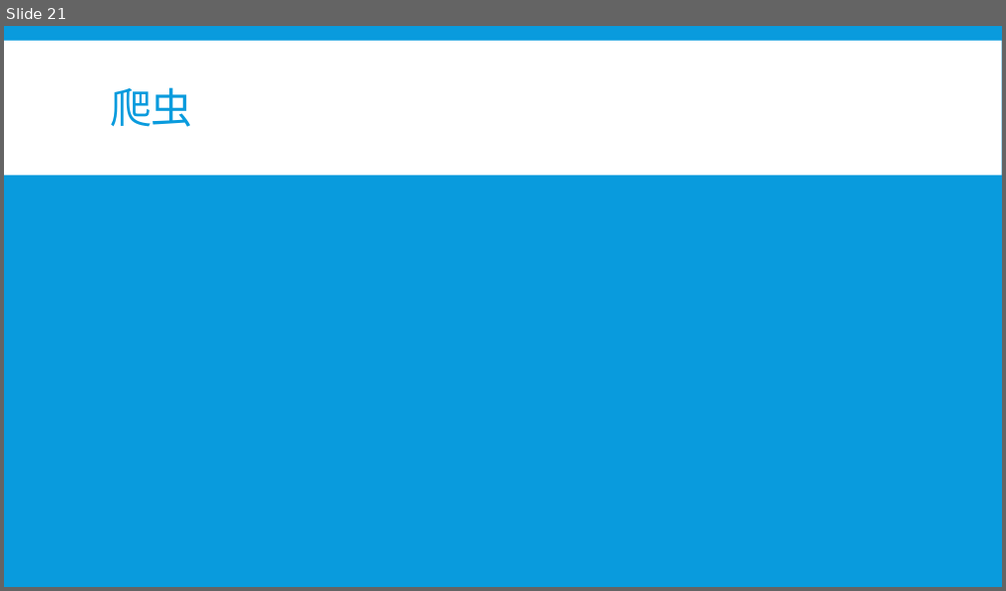
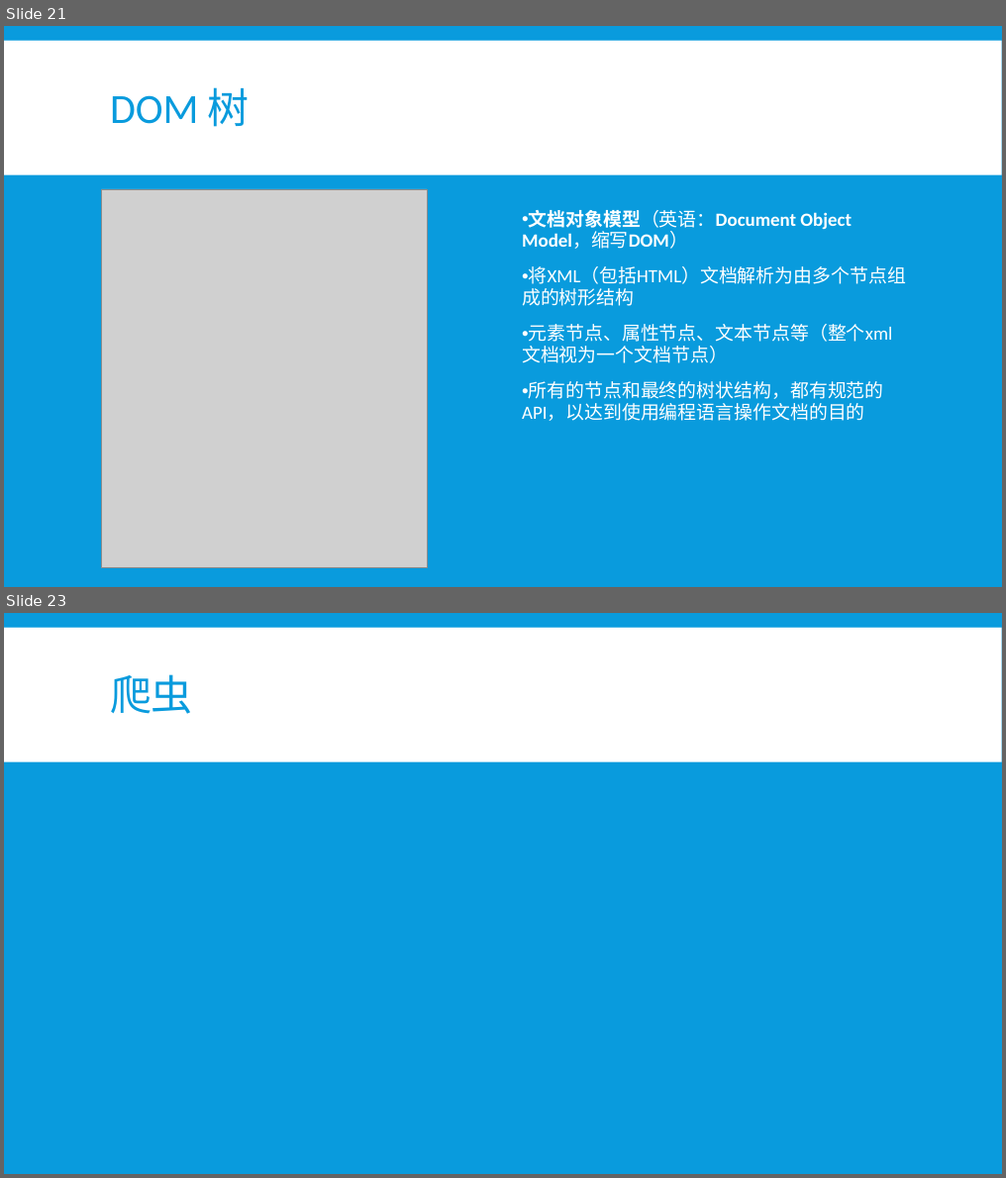
Before and after one commit to b4ubles/PCBNS, a slide deck: doc/NoSQL vs SQL.pptx. Shown one above the other, each under a label of ours: slide 21 before the commit, slides 21 and 23 after it; the slides between them are not shown. The pictures are 1006x591 and 1006x1178 pixels, drawn with LibreOffice and Linux fonts; fonts in the diff are those of the drawing; grey boxes stand for pictures. Boxes give left, top, right and bottom in pixels: in the first picture for what was removed or moved away, otherwise in the second. Text is boxed around its words. In the diff, an @@ line names an element or a change of style, - is before the commit and + after.

```diff
--- a/doc/NoSQL vs SQL.pptx
+++ b/doc/NoSQL vs SQL.pptx
@@ slide 21 added at [4,26,1002,587], background #099BDD; not listed: 1 template element that a slide beside it also shows @@
@@ title added at [110,87,250,127], 40 pt, text #099BDD @@
+DOM 树
@@ picture added at [101,189,427,568] @@
@@ text added at [522,211,906,421], 18 pt, text #FFFFFF @@
+• 文档对象模型（英语：Document Object Model，缩写DOM）
+• 将XML（包括HTML）文档解析为由多个节点组成的树形结构
+• 元素节点、属性节点、文本节点等（整个xml文档视为一个文档节点）
+• 所有的节点和最终的树状结构，都有规范的API，以达到使用编程语言操作文档的目的
@@ what was slide 21 is now slide 23 @@
```
Also in this commit, not shown: 14 slides changed, 5 other slides added, 5 slides removed.
